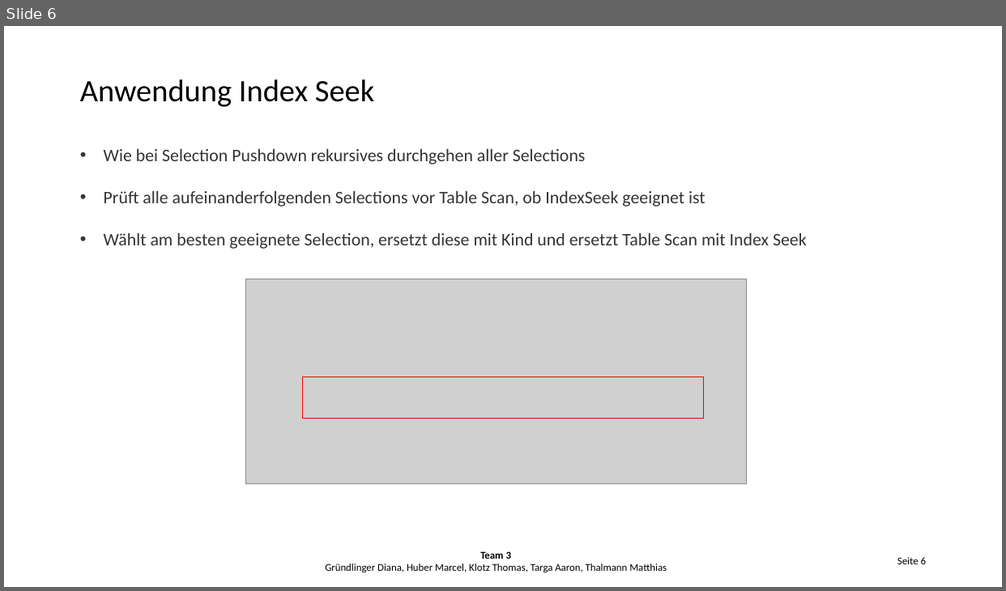
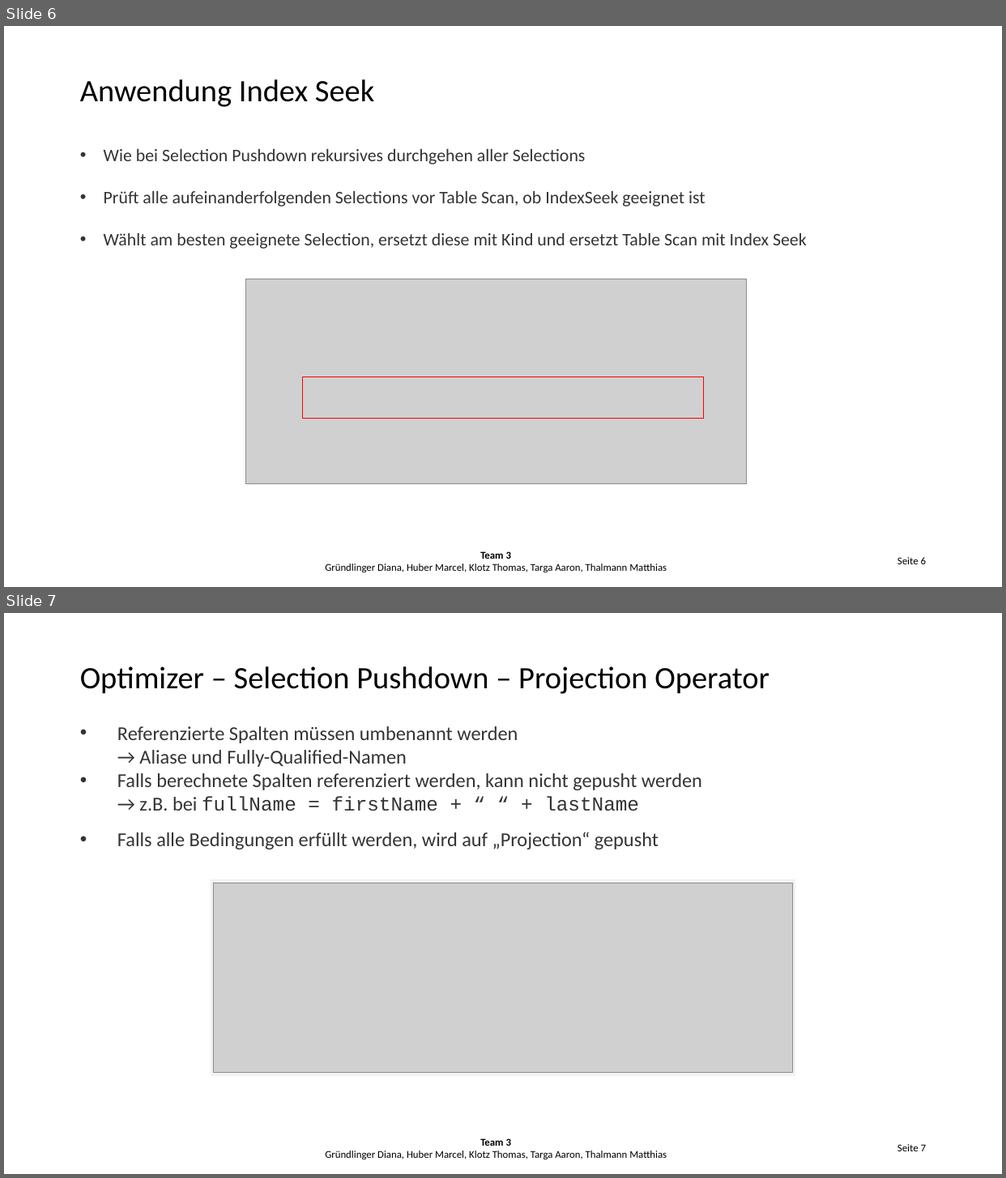
Before and after one commit to Hegl1/archimpl, a slide deck: docs/milestones/milestone4/milestone4_presentation.pptx. Shown one above the other, each under a label of ours: slide 6 before the commit, slides 6 and 7 after it. The pictures are 1006x591 and 1006x1178 pixels, drawn with LibreOffice and Linux fonts; fonts in the diff are those of the drawing; grey boxes stand for pictures; background and template pictures are left out. Boxes give left, top, right and bottom in pixels: in the first picture for what was removed or moved away, otherwise in the second. Text is boxed around its words. In the diff, an @@ line names an element or a change of style, - is before the commit and + after.

Commit message:
docs(milestone4): added pushdown slide [skip-tests]

```diff
--- a/docs/milestones/milestone4/milestone4_presentation.pptx
+++ b/docs/milestones/milestone4/milestone4_presentation.pptx
@@ slide 7 added at <box>4,613,1002,1174</box>, background picture (left out) @@
@@ title added at <box>80,666,769,694</box>, 30 pt, text #000000 @@
+Optimizer – Selection Pushdown – Projection Operator
@@ subtitle added at <box>117,726,702,850</box>, 19 pt, text #343433 @@
+• Referenzierte Spalten müssen umbenannt werden
+  → Aliase und Fully-Qualified-Namen
+• Falls berechnete Spalten referenziert werden, kann nicht gepusht werden
+  → z.B. bei fullName = firstName + “ “ + lastName
+• Falls alle Bedingungen erfüllt werden, wird auf „Projection“ gepusht
@@ rectangle added at <box>211,879,796,1076</box>, fill #F2F2F2 @@
@@ picture added at <box>214,884,792,1072</box> @@
@@ text added at <box>325,1139,667,1161</box>, 10 pt, text #000000 @@
+Team 3
+Gründlinger Diana, Huber Marcel, Klotz Thomas, Targa Aaron, Thalmann Matthias
@@ page number added at <box>897,1144,926,1152</box>, 10 pt, text #000000 @@
+Seite 7
```
Also in this commit, not shown: 1 slide changed, 1 other file.
